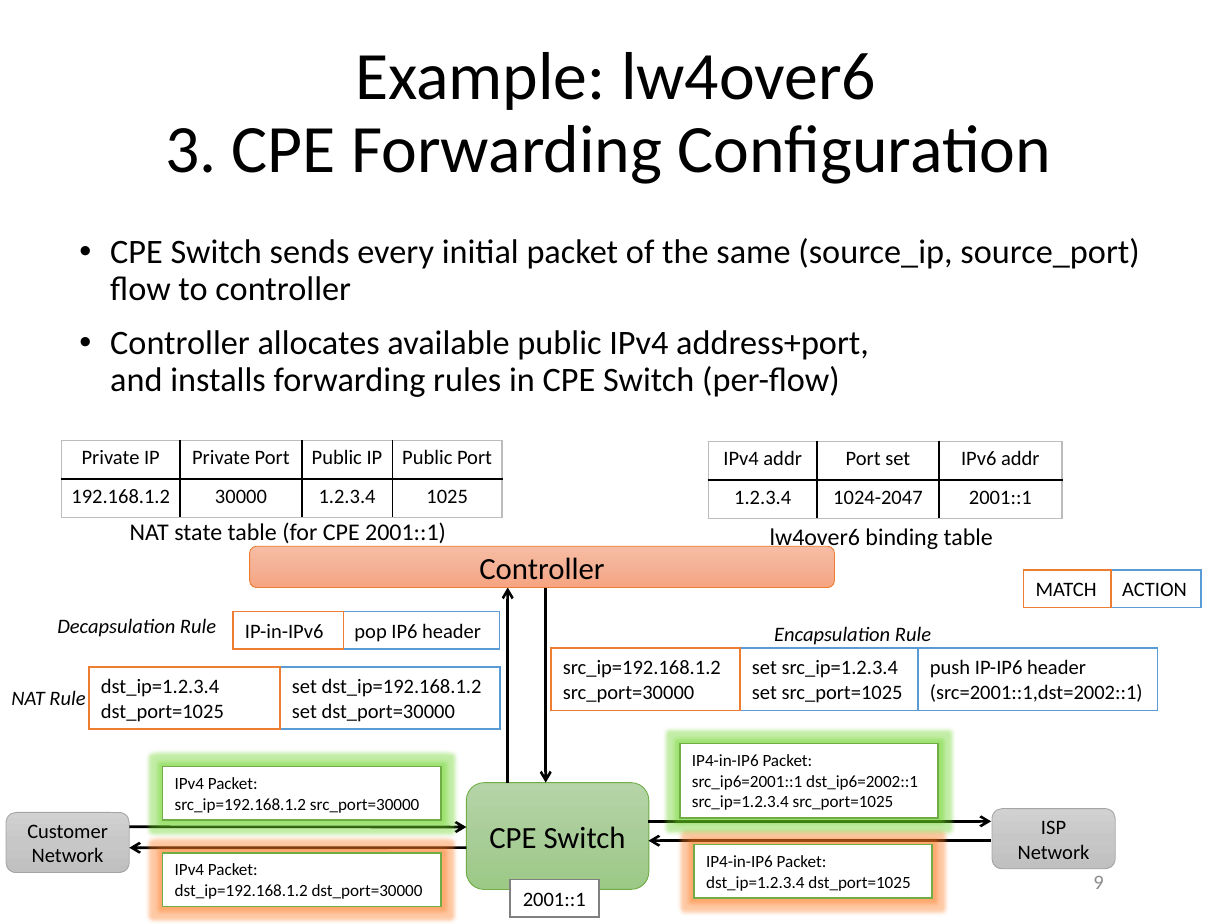
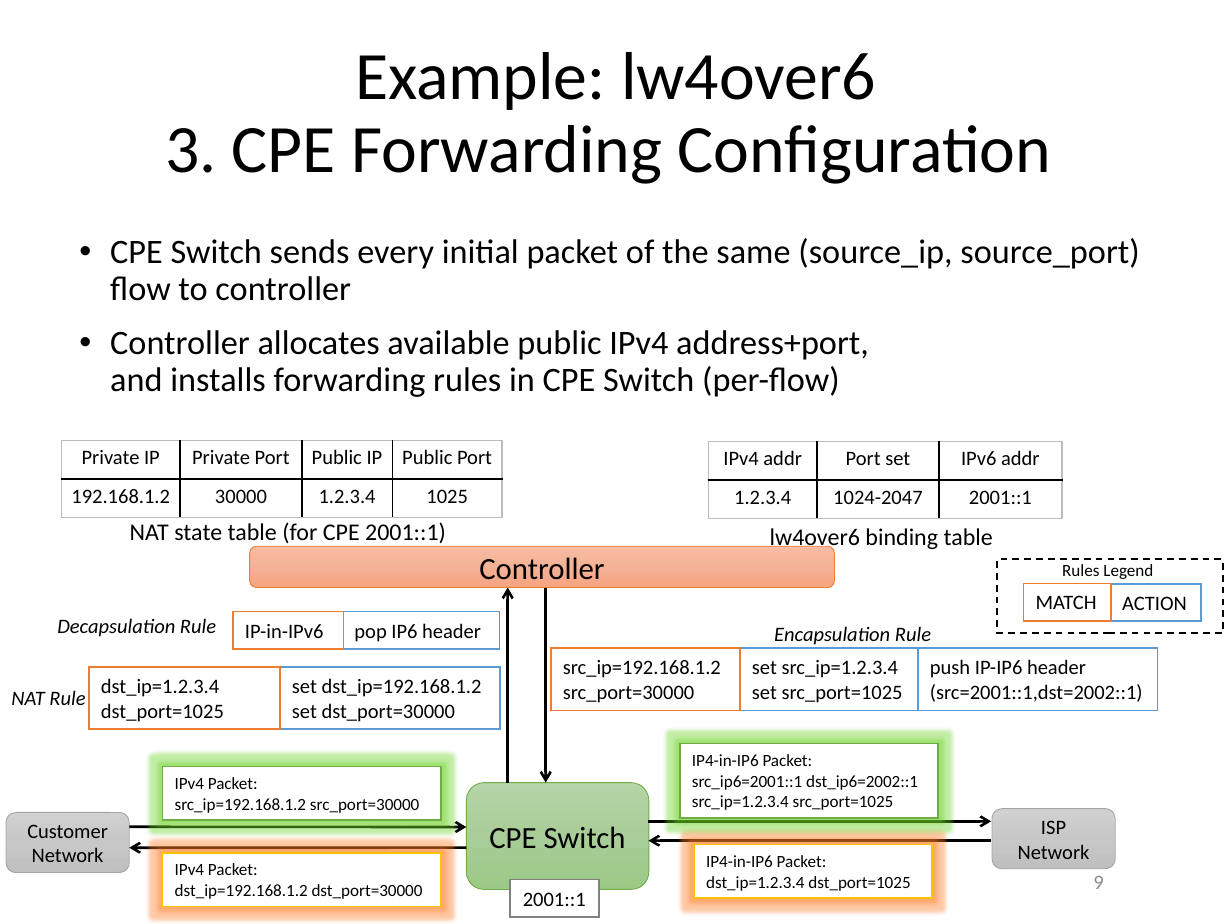
Before and after one commit to gnocuil/draft-sdn, a slide deck: slide 9 of Unified IPv6 Transition Framework With Flow-based Forwarding.pptx. Drawn at 1232x924 pixels with LibreOffice and Linux fonts; fonts in the diff are those of the drawing. Boxes give left, top, right and bottom in pixels: in the first picture for what was removed or moved away, otherwise in the second. Text is boxed around its words. In the diff, an @@ line names an element or a change of style, - is before the commit and + after.

```diff
--- a/Unified IPv6 Transition Framework With Flow-based Forwarding.pptx
+++ b/Unified IPv6 Transition Framework With Flow-based Forwarding.pptx
@@ rectangle added at (997, 559, 1222, 633), outline #000000 1 pt dashed @@
@@ text added at (1062, 564, 1153, 579), 10 pt, text #000000 @@
+Rules Legend
@@ rectangle "MATCH": place and size @@
-rectangle "MATCH" at (1024, 570, 1111, 607)
+rectangle "MATCH" at (1024, 584, 1111, 621)
@@ rectangle "ACTION": place and size @@
-rectangle "ACTION" at (1110, 570, 1201, 607)
+rectangle "ACTION" at (1110, 584, 1201, 621)
@@ rectangle "IPv4 Packet: dst_ip=192.168.1.2 dst_port=30000" at (163, 853, 441, 907): outline #70AD47 1 pt to #FFC000 1 pt @@
@@ rectangle "IP4-in-IP6 Packet: dst_ip=1.2.3.4 dst_port=1025" at (694, 844, 931, 898): outline #70AD47 1 pt to #FFC000 1 pt @@
```
Also in this commit, not shown: 5 other slides changed.
